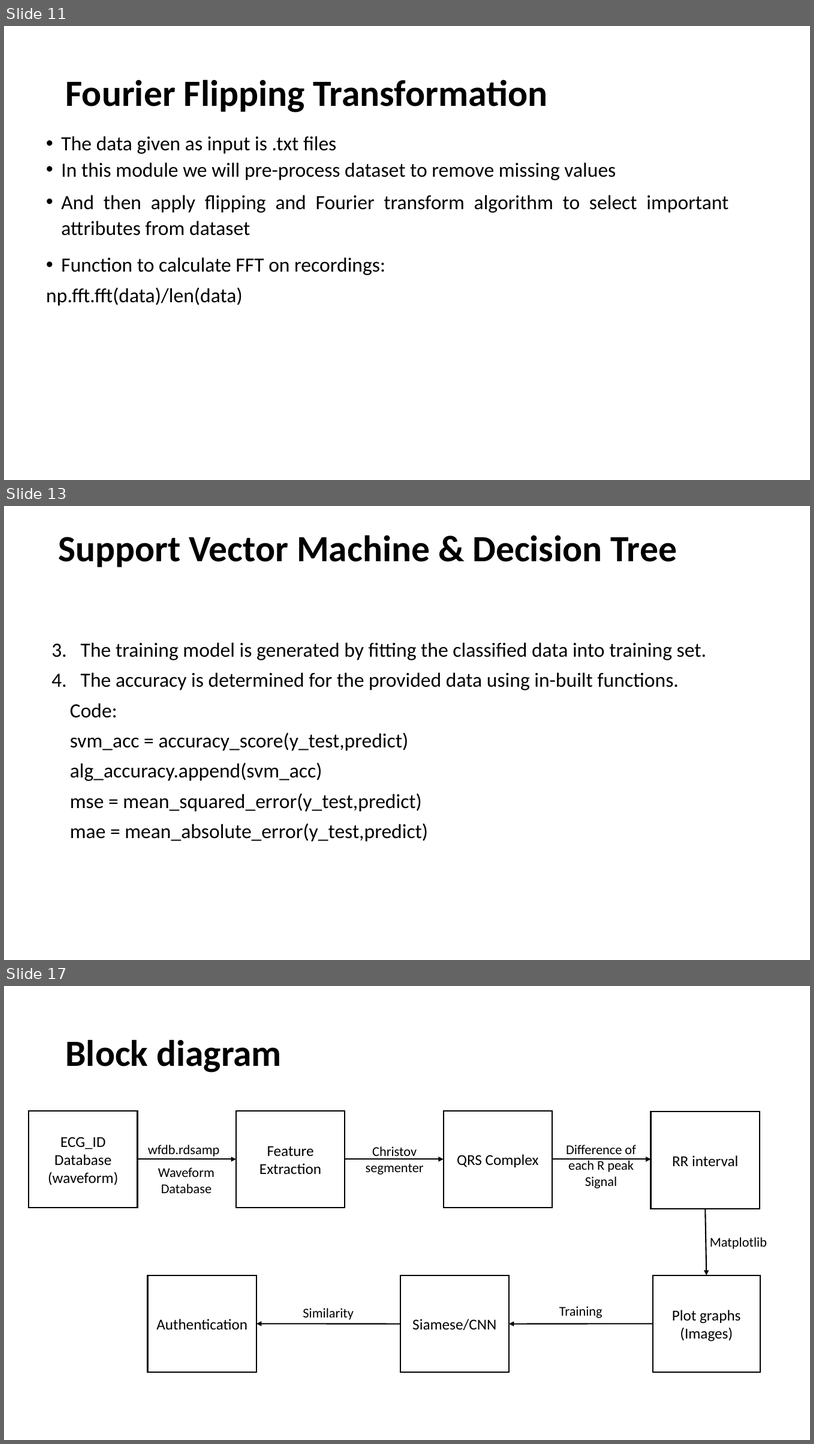
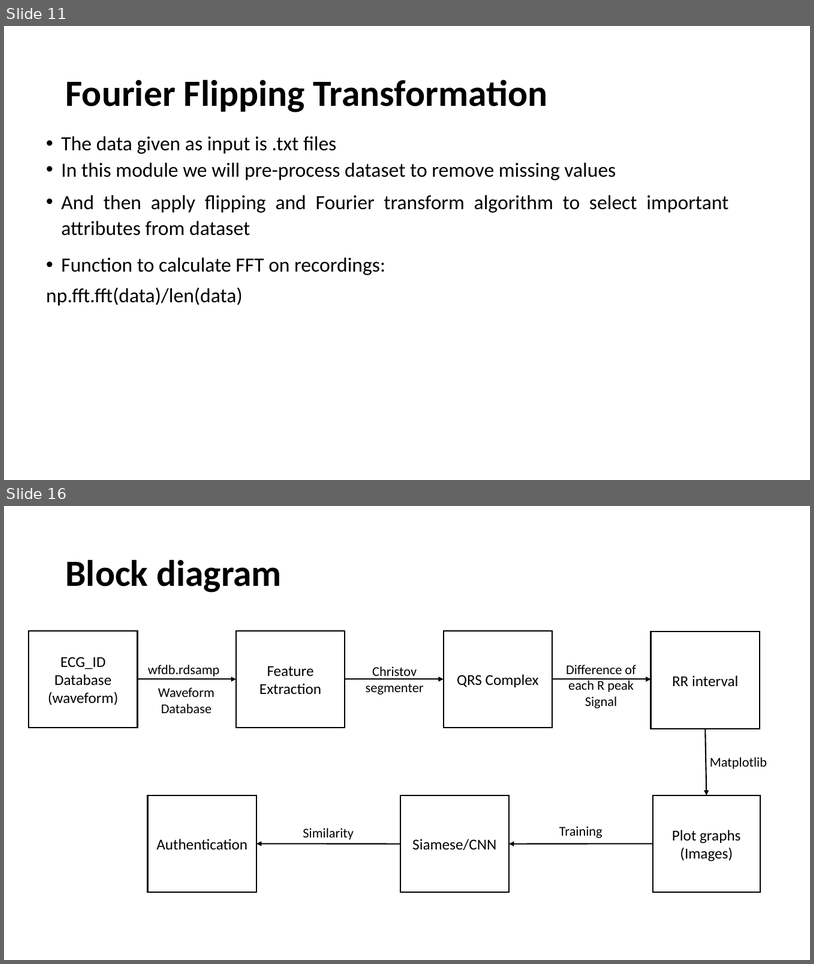
Before and after one commit to uma0441/TwoFactorAuthentication, a slide deck: Mid Term (1).pptx. Shown one above the other, each under a label of ours: slides 11, 13 and 17 before the commit, slides 11 and 16 after it; the slides between them are not shown. The pictures are 814x1444 and 814x964 pixels, drawn with LibreOffice and Linux fonts; fonts in the diff are those of the drawing. Boxes give left, top, right and bottom in pixels: in the first picture for what was removed or moved away, otherwise in the second. Text is boxed around its words. In the diff, an @@ line names an element or a change of style, - is before the commit and + after.

```diff
--- a/Mid Term (1).pptx
+++ b/Mid Term (1).pptx
@@ slide 13 removed at (x1=4, y1=506, x2=810, y2=960), background #FFFFFF @@
@@ title removed at (x1=58, y1=535, x2=678, y2=567) @@
-Support Vector Machine & Decision Tree
@@ text removed at (x1=51, y1=642, x2=707, y2=841) @@
-3. The training model is generated by fitting the classified data into training set.
-4. The accuracy is determined for the provided data using in-built functions.
-Code:
-svm_acc = accuracy_score(y_test,predict)
-alg_accuracy.append(svm_acc)
-mse = mean_squared_error(y_test,predict)
-mae = mean_absolute_error(y_test,predict)
@@ what was slide 17 is now slide 16 @@
```
Also in this commit, not shown: 5 slides changed, 2 slides added, 2 other slides removed, 1 other file.
